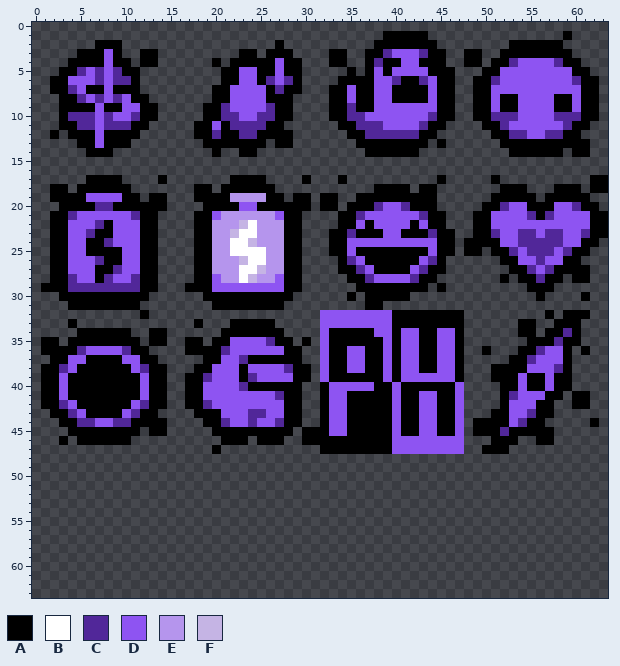
Edited in one commit: pixel-art sprite (resources/gfx/ui/curses.png). The picture above was drawn from the file before the commit.
The file is 64x64 pixels.
Palette (. is transparent): A #000000  B #ffffff  C #512799  D #8e54f2  E #b595ed  F #c5b4e4
Pixels before (only the part around the change), first column x 0:
 0 ......................................................
 1 .......................................AAAAA..........
 2 .......AAA.................A..........AAAAAAA........A
 3 .....AAADA..AA.........AA.AAA....AA..AACDDDCAA..AA..AA
 4 ....AAAADAA.AA......A.AAAAADAA...AA..ACAADDAAA..AA.AAC
 5 ...AACDCDCAA.........AADDAADAA.....A.ADADDDDAAA...AADD
 6 ..AADDDCDCCA.........AADDACDCA....AAAADDCAACDAA..AACDD
 7 ..AACDAADAAA........AADDDDACAA...AADAADDAAAADAA..AADDD
 8 ...AACDCDCDAA.......AADDDDAAA....AADAADDAAAADAA..AADAA
 9 ...AAAADAADDAA.....AACDDDDCAA....AACAADDDDDDDAA..AADAA
10 ...ACCCDCDDCAA.....AACCDDCCAA....AACCDDDDDDDCAA..AACCC
11 ...AACCDCCCAA.....AADACCCCAA......AACCCDDDDCAA....AACD
12 ..A.AAADAAAA......AACAACCAAAA......AACCCCCCAA......AAC
13 .....AADAAA........AAAAAAA.AA.......AAAAAAAA.A......AA
14 ......AAA...........A..AA............AAAAAA..........A
15 ......................................................
16 ......................................................
17 ......AAAA....A.......AAAA....A...A..........A.....A..
18 ..AA.AAAAAA.......AA.AAAAAA...........AAAA.AA.......AA
19 ..AAAADDDDAA.AA...AAAAEEEEAA.AA.AA..AAAAAAAAA......AAA
20 ...AAAACCAAAAAA....AAAADDAAAAAA.AA.AAACDDCAAA.....AACD
21 ..AACDDDDDDCAA....AADEEEEEEDAA....AACDDDDDDCAA...AADDD
22 ..AADDDCADDDAA....AAEEEFBEEEAA....AADADDDDADAA...AADDD
23 ..AADDCAADDDAA....AAEEFBBEEEAA...AACAAADDAAACAA..AACDD
24 ..AADDAACDDDAA....AAEEBBFEEEAA...AADDDDDDDDDDAA.AAAADD
25 ..AADDAAAADDAA....AAEEBBBBEEAA...AADAAAAAAAADAA.AA.AAC
26 ..AADDDCAADDAA....AAEEEFBBEEAA....ACDAAAAAADCA......AA
27 ..AADDDAACDDAA....AAEEEBBFEEAA....AACDAAAADCAA.......A
28 ..AACDDACDDCAA....AADEEBFEEDAA.....AACDDDDCAA.......A.
29 .AAACCCCCCCCAA...AAADDDDDDDDAA......AAAAAAAA.A........
30 ...AAAAAAAAAA......AAAAAAAAAA......A.AAAAA............
31 ....AAAAAAAA........AAAAAAAA.........AA...............
32 ............A...................DDDDDDDDAAAAAAAA......
33 ....A.............A...AAAAA.....DDDDDDDDAAAAAAAA......
34 .....AAAAAA..AA......AAAAAAA....DAAAAADDADDAADDA......
35 .AA.AAAAAAAA.AA..AA.AADDDDCAA.A.DAAAAAADADDAADDA......
36 .AAAACDDDDCAA....AAAACDDDDDDAA..DAADDAADADDAADDA..A...
37 ..AADDAAAADDAA.....AADDCAAAAAA..DAADDAADADDAADDA.....A
38 .AACDAAAAAADCAA...AADDDADDDDCAA.DAADDAADADDAADDA...AAA
39 .AADAAAAAAAADAA..AACDDDACDDDDAA.DAAAAAADADDDDDDA...AAA
40 .AADAAAAAAAADAA..AADDDDCAAAAAA..ADDDDDAADAAAAAAD....AA
41 .AADAAAAAAAADAA..AADDDDDDDDCAA..ADDAAAAADAADDAAD....AC
42 .AACDAAAAAADCAA..AACDDDDDDDDAA..ADDAAAAADAADDAAD....AD
43 ..AACDAAAADCAA....AAADDDCCDDAA..ADDAAAAADAADDAAD...AAD
44 ...AACCDDCCAAAA....AACDDCDDCAA..ADDAAAAADAADDAAD.AAAAD
45 ....AAAAAAAA.AA.....AAAAAAAAA.AAADDAAAAADAADDAAD.AAACA
46 ...A.AAAAAA..........AAA.AAA..AAAAAAAAAADDDDDDDD...AAA
47 ....................A...........AAAAAAAADDDDDDDD..AAA.
48 ......................................................
49 ......................................................
50 ......................................................
51 ......................................................
52 ......................................................
53 ......................................................
54 ......................................................
55 ......................................................
56 ......................................................
57 ......................................................
58 ......................................................
59 ......................................................
60 ......................................................
61 ......................................................
And afterwards:
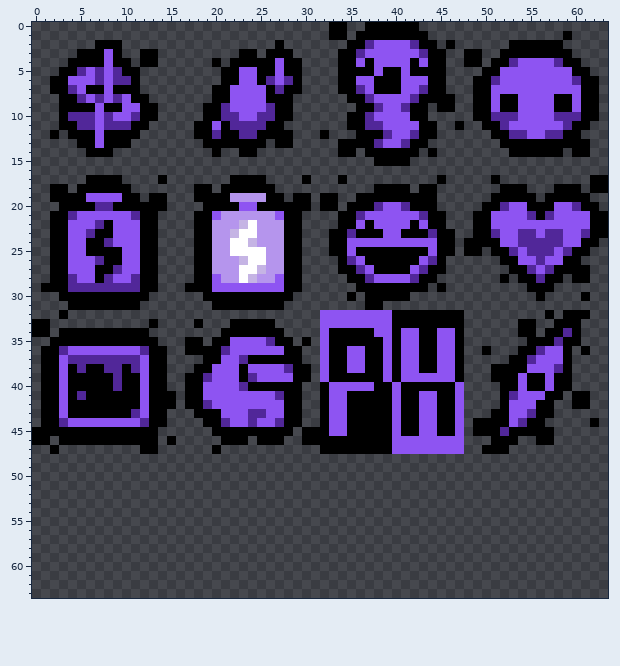
Diff:
The author put colour A in row 0 at x 33 to 34 and 37 to 42; in row 1 at x 33 to 34 and 36 to 38; in row 2 at x 35 to 36 and 46; in rows 3 to 4 at x 35; in row 5 at x 34 and 36; in row 11 at x 47.
The author put colour A in row 12 at x 32; in row 13 at x 34 to 35; in row 14 at x 34 to 35 and 44; in row 15 at x 38 to 41; in row 32 at x 3; in row 33 at x 0 to 1 and 13.
The author put colour A in row 34 at x 0 to 1, 3 to 4 and 11 to 12; in row 35 at x 3 and 12; in row 36 at x 13 to 14; in row 37 at x 1 and 14; in rows 41 to 42 at x 15; in row 43 at x 1 and 14.
The author put colour A in row 44 at x 1 to 2; in row 45 at x 0 to 3 and 12; in row 46 at x 0 to 1, 4, 11 to 13 and 15; in row 47 at x 2 and 12 to 13.
Colour C becomes colour A in row 6 at x 40; in row 10 at x 35 to 36; in row 11 at x 36 and 43; in row 12 at x 37 to 38; in row 43 at x 4.
Colour D becomes colour A in row 4 at x 42; in row 5 at x 40 and 42 to 43; in row 6 at x 38 to 39 and 44; in row 7 at x 35, 38 to 39 and 44; in row 8 at x 35 and 44; in rows 9 to 10 at x 42 to 43.
Colour D becomes colour A in row 38 at x 4; in row 42 at x 4 and 11; in row 43 at x 5 and 10.
The author put colour C in row 2 at x 37; in row 3 at x 36.
Colour A becomes colour C in row 2 at x 42; in row 7 at x 36 and 43; in row 8 at x 37 and 42; in row 13 at x 38 and 41; in row 36 at x 3 and 12; in row 37 at x 6 to 9.
Colour A becomes colour C in row 38 at x 5 and 8 to 9; in rows 39 to 40 at x 9; in row 41 at x 5; in row 44 at x 3 and 12.
Colour D becomes colour C in row 9 at x 38 and 41; in row 10 at x 37; in row 37 at x 4 to 5 and 10 to 11; in row 38 at x 11.
The author put colour D in row 4 at x 36.
Colour A becomes colour D in row 2 at x 38 to 41; in row 3 at x 37 to 38; in row 4 at x 39 to 40 and 43; in row 6 at x 36 to 37 and 41 to 42; in row 7 at x 37 and 41 to 42; in row 8 at x 40 to 41.
Colour A becomes colour D in row 13 at x 39 to 40; in row 36 at x 4 and 11; in row 37 at x 3 and 12; in row 43 at x 3 and 12; in row 44 at x 4 and 11.
Colour C becomes colour D in row 3 at x 39; in row 4 at x 38; in row 6 at x 43; in row 12 at x 40 to 41; in row 36 at x 5 and 10; in row 38 at x 3 and 12.
Colour C becomes colour D in row 42 at x 3 and 12; in row 44 at x 5 to 6 and 9 to 10.
Colour A is removed in rows 3 to 4 at x 33; in rows 5 to 6 at x 46; in row 7 at x 33 and 46; in rows 8 to 9 at x 33 to 34; in row 10 at x 33 to 34 and 45 to 46; in row 11 at x 34 and 45.
Colour A is removed in row 12 at x 35; in row 13 at x 45; in row 32 at x 12; in row 33 at x 4; in row 34 at x 13 to 14; in row 35 at x 1 and 14.
Colour A is removed in row 45 at x 14.
Colour C is removed in row 9 at x 35; in row 10 at x 44.
Colour D is removed in row 9 at x 44.
Where, in picture pixels (left, top, right, bottom), the same in both pictures:
changed: (320, 22, 464, 166)
changed: (32, 310, 176, 454)
